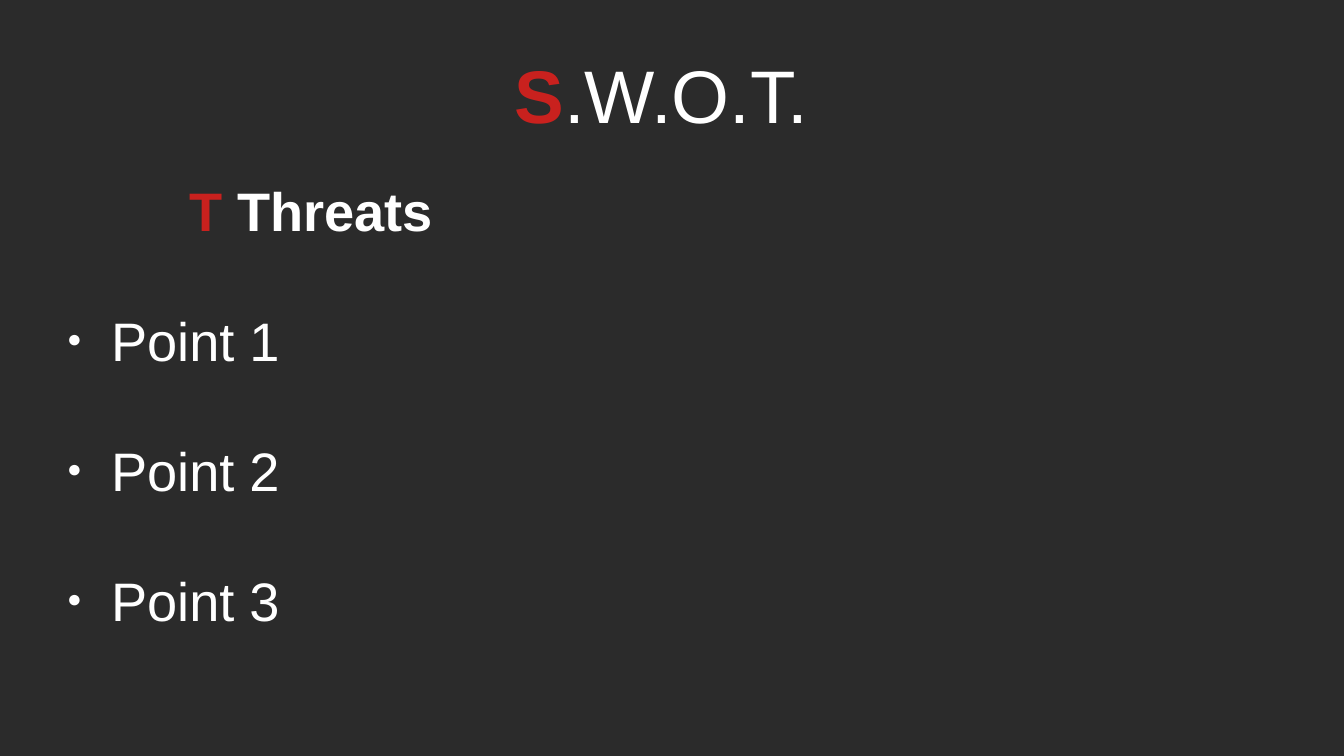
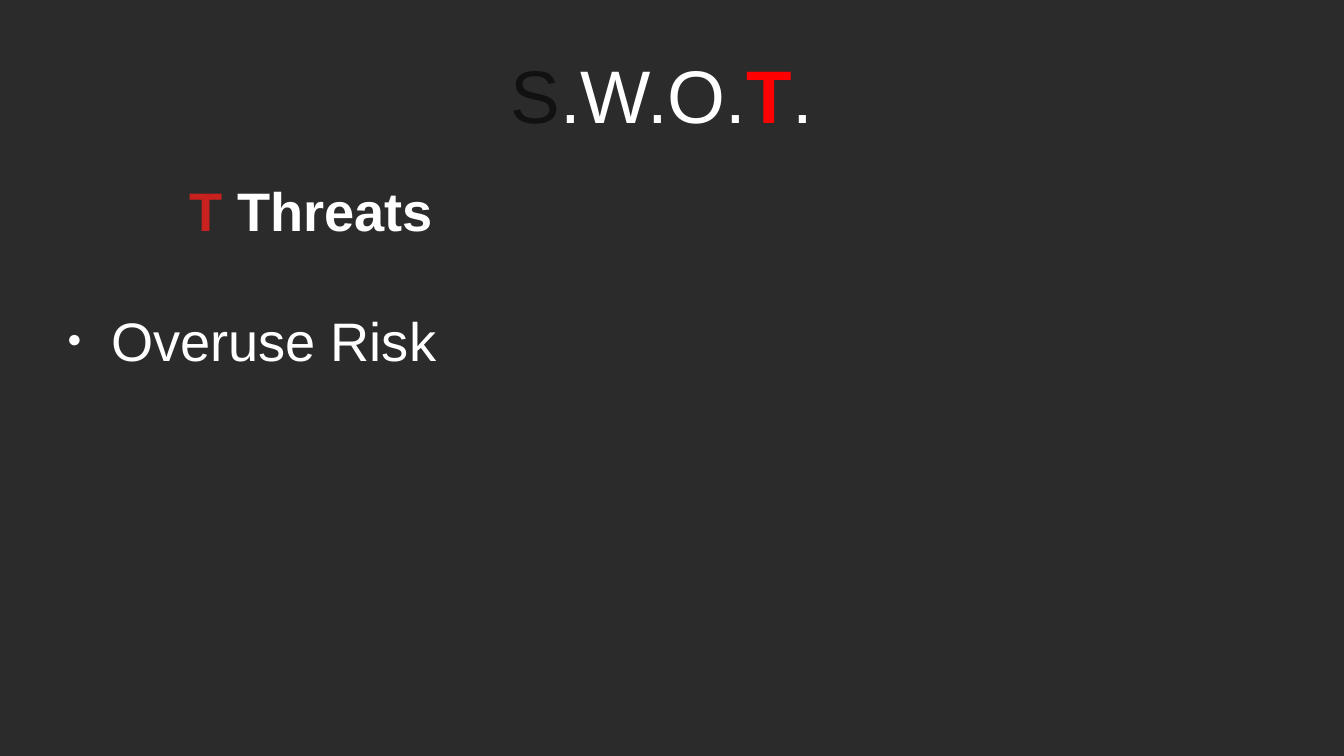
Before and after one commit to RayAndrade/JavaScriptStudy, a slide deck: slide 15 of Behavioral/Observer/swot.odp (slide 9 before the commit). Drawn at 1344x756 pixels with LibreOffice and Linux fonts; fonts in the diff are those of the drawing; background and template pictures are left out; a plain dark background stands for a picture behind light text. Boxes give left, top, right and bottom in pixels: in the first picture for what was removed or moved away, otherwise in the second. Text is boxed around its words. In the diff, an @@ line names an element or a change of style, - is before the commit and + after.

```diff
--- a/Behavioral/Observer/swot.odp
+++ b/Behavioral/Observer/swot.odp
@@ title "S.W.O.T." at (510, 71, 812, 124): text colour #C9211E to #111111, text colour #FFFFFF to #FF0000, bold off, bold on in "S.W.O.T." @@
@@ subtitle at (111, 321, 436, 362): text changed @@
-● Point 1
-● Point 2
-● Point 3
+● Overuse Risk
```
Also in this commit, not shown: 3 other slides changed, 8 slides added, 5 other files.
